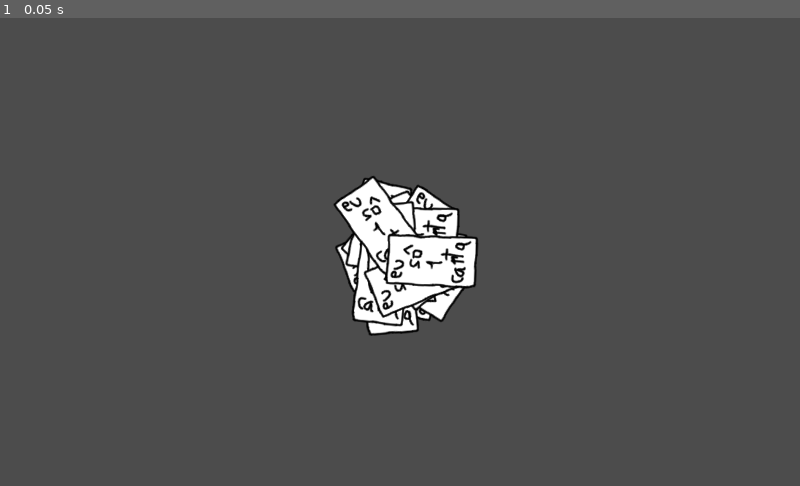
Above: before the commit, frame 1.
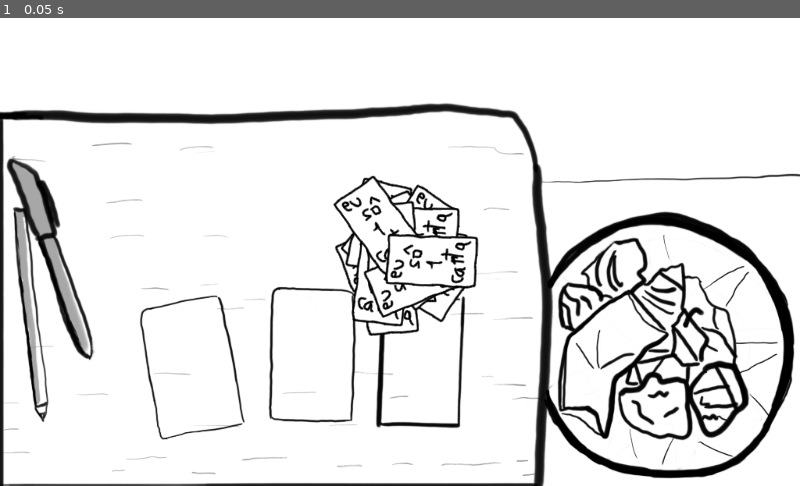
Above: after the commit, the same moment.

Repository: brocoli/ld43
Game: Godot game, scene res://scene/Main.tscn
Two runs of this game, one before a commit and one after it. Both use one fixed random seed, a clock stepped at 60 frames per second and the inputs below.
Inputs:
- Up to frame 1 (0.05 s): no input

The runs differ from the first frame. In frame 1, 94% of the frame differs, in the area x 0-100%, y 0-100%.

Commit message:
Add background

Diff:
--- a/scene/CardPicker.tscn
+++ b/scene/CardPicker.tscn
@@ -7,7 +7,7 @@
 custom_solver_bias = 0.0
 radius = 10.0
 
-[node name="CardPicker" type="Area2D" index="0"]
+[node name="CardPicker" type="Area2D"]
 
 input_pickable = true
 gravity_vec = Vector2( 0, 1 )
--- a/scene/Main.tscn
+++ b/scene/Main.tscn
@@ -1,9 +1,10 @@
-[gd_scene load_steps=3 format=2]
+[gd_scene load_steps=4 format=2]
 
 [ext_resource path="res://scene/CardHandler.tscn" type="PackedScene" id=1]
 [ext_resource path="res://scene/CardPicker.tscn" type="PackedScene" id=2]
+[ext_resource path="res://scene/asset_bg.png" type="Texture" id=3]
 
-[node name="Main" type="Node2D"]
+[node name="Main" type="Node2D" index="0"]
 
 z_index = 2
 _sections_unfolded = [ "Pause", "Z Index" ]
@@ -14,3 +15,9 @@
 _sections_unfolded = [ "Material", "Pause", "Transform", "Visibility", "Z Index" ]
 
 [node name="CardPicker" parent="." index="1" instance=ExtResource( 2 )]
+
+[node name="Sprite" type="Sprite" parent="." index="2"]
+
+texture = ExtResource( 3 )
+offset = Vector2( 512, 300 )
+_sections_unfolded = [ "Offset" ]
Binary file added: art/asset_bg.png
Not shown, added: art/asset_bg.png.import
Binary file added: scene/asset_bg.png
Not shown, added: scene/asset_bg.png.import
